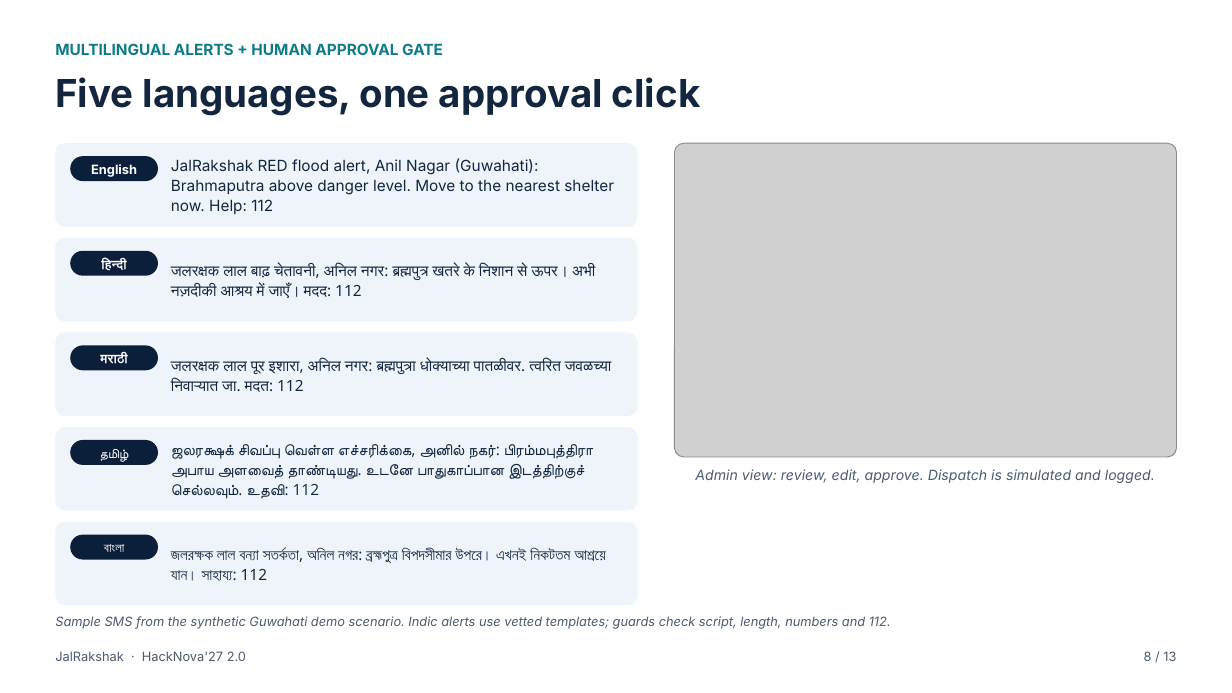
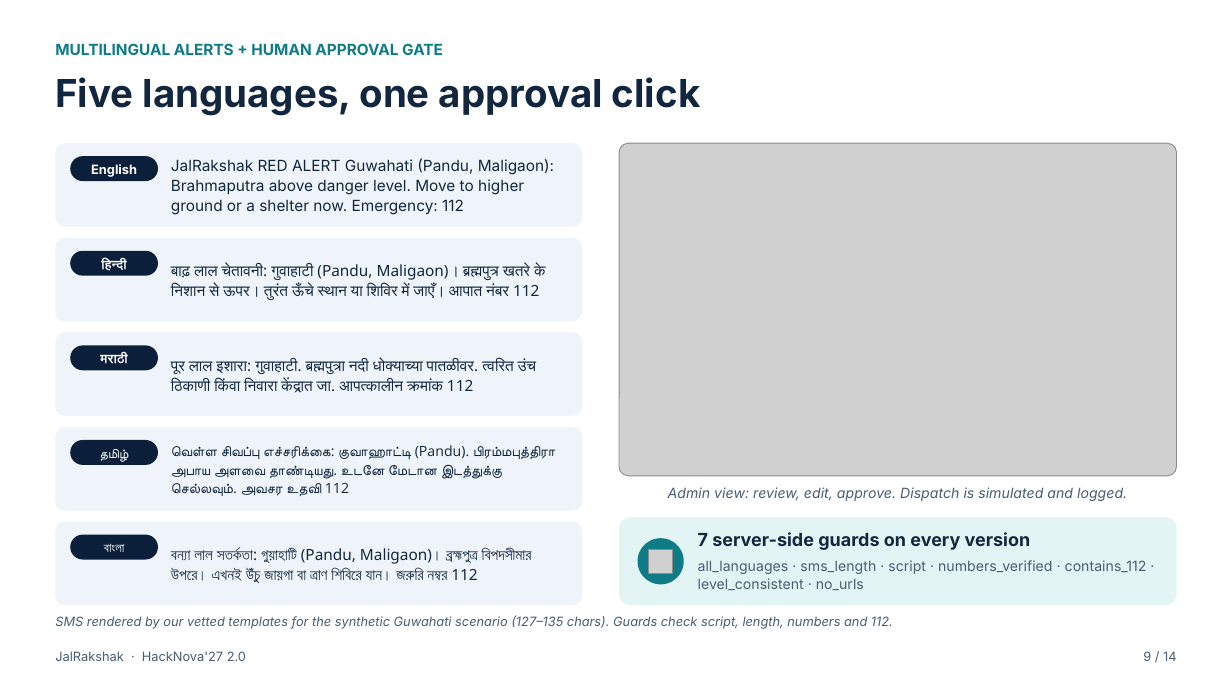
Before and after one commit to madhavzanwar/Jal-rakshak, a slide deck: slide 9 of submission/hacknova-2.0/JalRakshak_HackNova2.pptx (slide 8 before the commit). Drawn at 1232x693 pixels with LibreOffice and Linux fonts; fonts in the diff are those of the drawing; grey boxes stand for pictures. Boxes give left, top, right and bottom in pixels: in the first picture for what was removed or moved away, otherwise in the second. Text is boxed around its words. In the diff, an @@ line names an element or a change of style, - is before the commit and + after.

```diff
--- a/submission/hacknova-2.0/JalRakshak_HackNova2.pptx
+++ b/submission/hacknova-2.0/JalRakshak_HackNova2.pptx
@@ rounded rectangle: place and size @@
-rounded rectangle at bbox=[55, 143, 638, 226]
+rounded rectangle at bbox=[55, 143, 582, 226]
@@ picture: place and size @@
-picture at bbox=[675, 143, 1177, 457]
+picture at bbox=[619, 143, 1177, 476]
@@ text at bbox=[171, 158, 554, 215]: text changed @@
-JalRakshak RED flood alert, Anil Nagar (Guwahati): Brahmaputra above danger level. Move to the nearest shelter now. Help: 112
+JalRakshak RED ALERT Guwahati (Pandu, Maligaon): Brahmaputra above danger level. Move to higher ground or a shelter now. Emergency: 112
@@ rounded rectangle: place and size @@
-rounded rectangle at bbox=[55, 238, 638, 321]
+rounded rectangle at bbox=[55, 238, 582, 321]
@@ text at bbox=[171, 264, 542, 300]: text changed @@
-जलरक्षक लाल बाढ़ चेतावनी, अनिल नगर: ब्रह्मपुत्र खतरे के निशान से ऊपर। अभी नज़दीकी आश्रय में जाएँ। मदद: 112
+बाढ़ लाल चेतावनी: गुवाहाटी (Pandu, Maligaon)। ब्रह्मपुत्र खतरे के निशान से ऊपर। तुरंत ऊँचे स्थान या शिविर में जाएँ। आपात नंबर 112
@@ rounded rectangle: place and size @@
-rounded rectangle at bbox=[55, 333, 638, 416]
+rounded rectangle at bbox=[55, 333, 582, 416]
@@ text at bbox=[171, 358, 536, 393]: text changed @@
-जलरक्षक लाल पूर इशारा, अनिल नगर: ब्रह्मपुत्रा धोक्याच्या पातळीवर. त्वरित जवळच्या निवाऱ्यात जा. मदत: 112
+पूर लाल इशारा: गुवाहाटी. ब्रह्मपुत्रा नदी धोक्याच्या पातळीवर. त्वरित उंच ठिकाणी किंवा निवारा केंद्रात जा. आपत्कालीन क्रमांक 112
@@ rounded rectangle: place and size @@
-rounded rectangle at bbox=[55, 427, 638, 510]
+rounded rectangle at bbox=[55, 427, 582, 510]
@@ text at bbox=[171, 445, 555, 496]: text changed; size 12 to 11 pt @@
-ஜலரக்ஷக் சிவப்பு வெள்ள எச்சரிக்கை, அனில் நகர்: பிரம்மபுத்திரா அபாய அளவைத் தாண்டியது. உடனே பாதுகாப்பான இடத்திற்குச் செல்லவும். உதவி: 112
+வெள்ள சிவப்பு எச்சரிக்கை: குவாஹாட்டி (Pandu). பிரம்மபுத்திரா அபாய அளவை தாண்டியது. உடனே மேடான இடத்துக்கு செல்லவும். அவசர உதவி 112
@@ text "Admin view: review, edit, approve. ...": place and size @@
-text "Admin view: review, edit, approve. ..." at bbox=[695, 469, 1155, 483]
+text "Admin view: review, edit, approve. ..." at bbox=[668, 487, 1127, 501]
@@ rounded rectangle: place and size @@
-rounded rectangle at bbox=[55, 522, 638, 605]
+rounded rectangle at bbox=[55, 522, 582, 605]
@@ rounded rectangle added at bbox=[619, 518, 1177, 605], fill #E3F4F5 @@
@@ ellipse added at bbox=[638, 538, 684, 584], fill #0E7C86 @@
@@ text added at bbox=[698, 532, 1031, 550], 14 pt, text #12263F, bold @@
+7 server-side guards on every version
@@ text at bbox=[171, 547, 532, 582]: text changed @@
-জলরক্ষক লাল বন্যা সতর্কতা, অনিল নগর: ব্রহ্মপুত্র বিপদসীমার উপরে। এখনই নিকটতম আশ্রয়ে যান। সাহায্য: 112
+বন্যা লাল সতর্কতা: গুয়াহাটি (Pandu, Maligaon)। ব্রহ্মপুত্র বিপদসীমার উপরে। এখনই উঁচু জায়গা বা ত্রাণ শিবিরে যান। জরুরি নম্বর 112
@@ picture added at bbox=[649, 549, 673, 573] @@
@@ text added at bbox=[698, 560, 1147, 590], 11 pt, text #4A5D73 @@
+all_languages · sms_length · script · numbers_verified · contains_112 · level_consistent · no_urls
@@ text at bbox=[55, 615, 893, 629]: text changed @@
-Sample SMS from the synthetic Guwahati demo scenario. Indic alerts use vetted templates; guards check script, length, numbers and 112.
+SMS rendered by our vetted templates for the synthetic Guwahati scenario (127–135 chars). Guards check script, length, numbers and 112.
@@ text at bbox=[1143, 651, 1176, 661]: text changed @@
-8 / 13
+9 / 14
```
Also in this commit, not shown: 12 other slides changed, 1 slide added, 17 other files.
